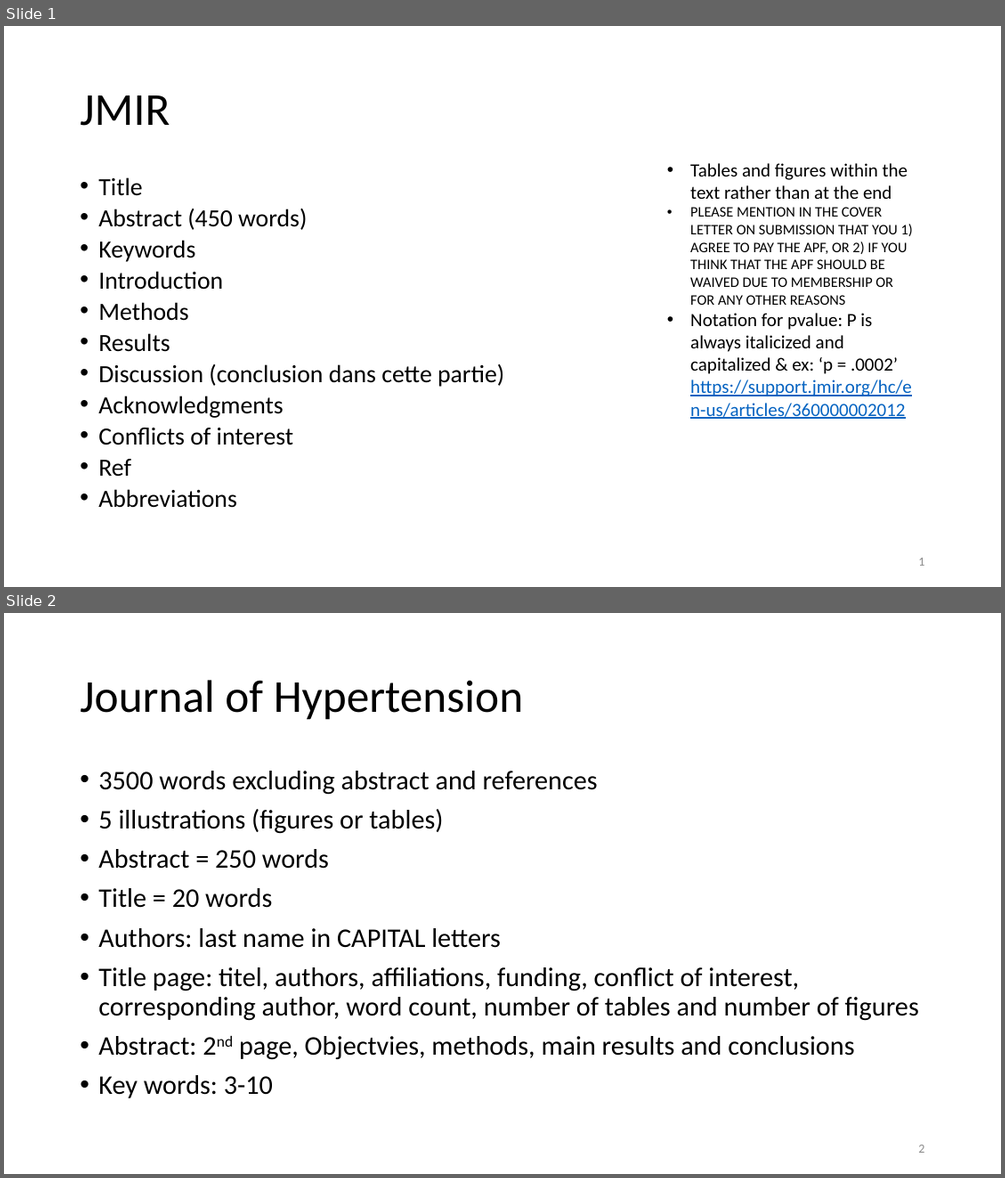
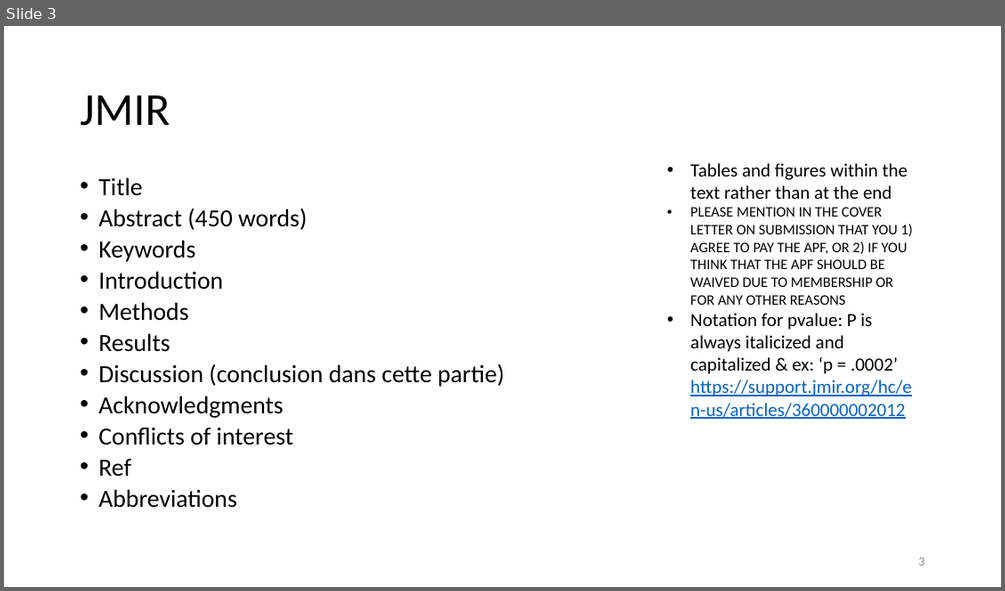
Before and after one commit to HP2-data/methodo_longitudinal_data, a slide deck: Documents/Journaux_indications.pptx. Shown one above the other, each under a label of ours: slides 1 and 2 before the commit, slide 3 after it. The pictures are 1005x1178 and 1005x591 pixels, drawn with LibreOffice and Linux fonts; fonts in the diff are those of the drawing. Boxes give left, top, right and bottom in pixels: in the first picture for what was removed or moved away, otherwise in the second. Text is boxed around its words. In the diff, an @@ line names an element or a change of style, - is before the commit and + after.

Commit message:
Journal ideas for publication

```diff
--- a/Documents/Journaux_indications.pptx
+++ b/Documents/Journaux_indications.pptx
@@ slide 2 removed at [4, 613, 1001, 1174], background #FFFFFF @@
@@ title removed at [80, 680, 523, 720] @@
-Journal of Hypertension
@@ text removed at [98, 771, 919, 1098] @@
-• 3500 words excluding abstract and references
-• 5 illustrations (figures or tables)
-• Abstract = 250 words
-• Title = 20 words
-• Authors: last name in CAPITAL letters
-• Title page: titel, authors, affiliations, funding, conflict of interest, corresponding author, word count, number of tables and number of figures
-• Abstract: 2nd page, Objectvies, methods, main results and conclusions
-• Key words: 3-10
@@ page number removed at [918, 1144, 924, 1152] @@
-2
@@ what was slide 1 is now slide 3 @@
@@ page number at [918, 557, 924, 565]: text changed @@
-1
+3
```
Also in this commit, not shown: 1 slide added.
